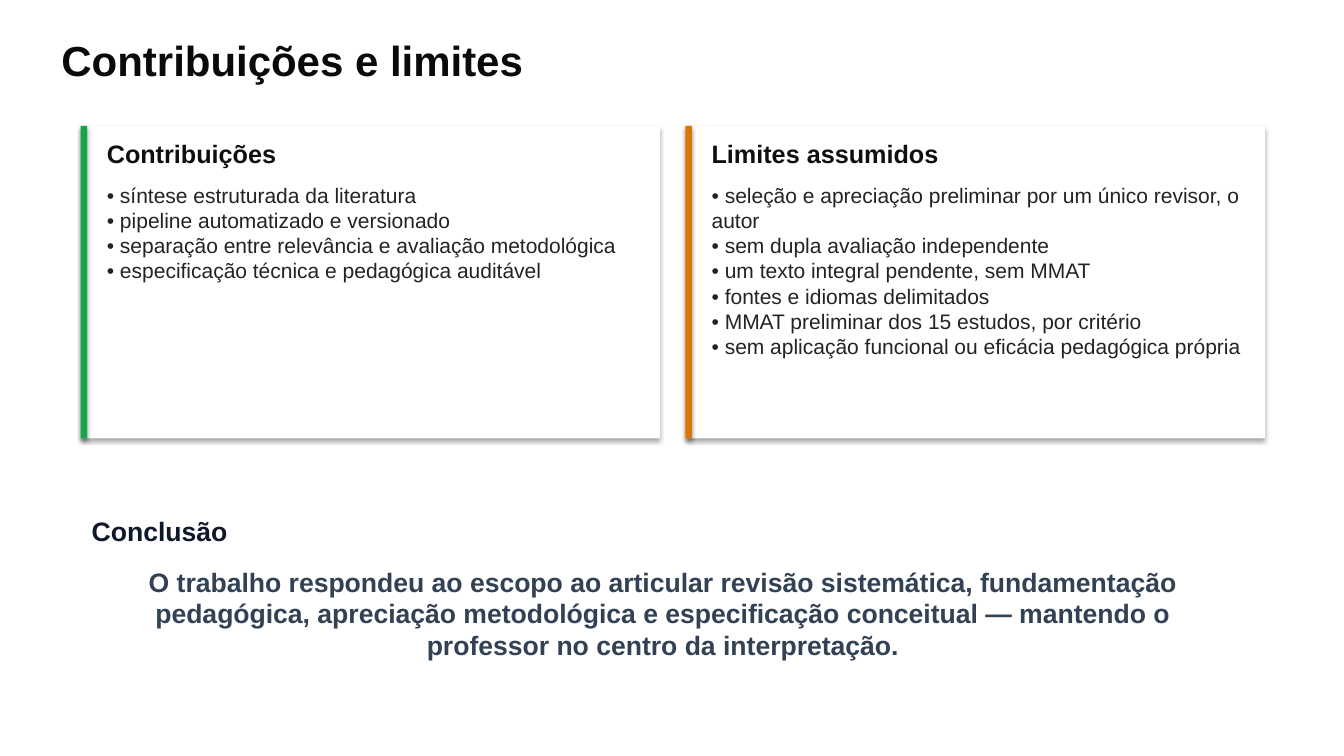
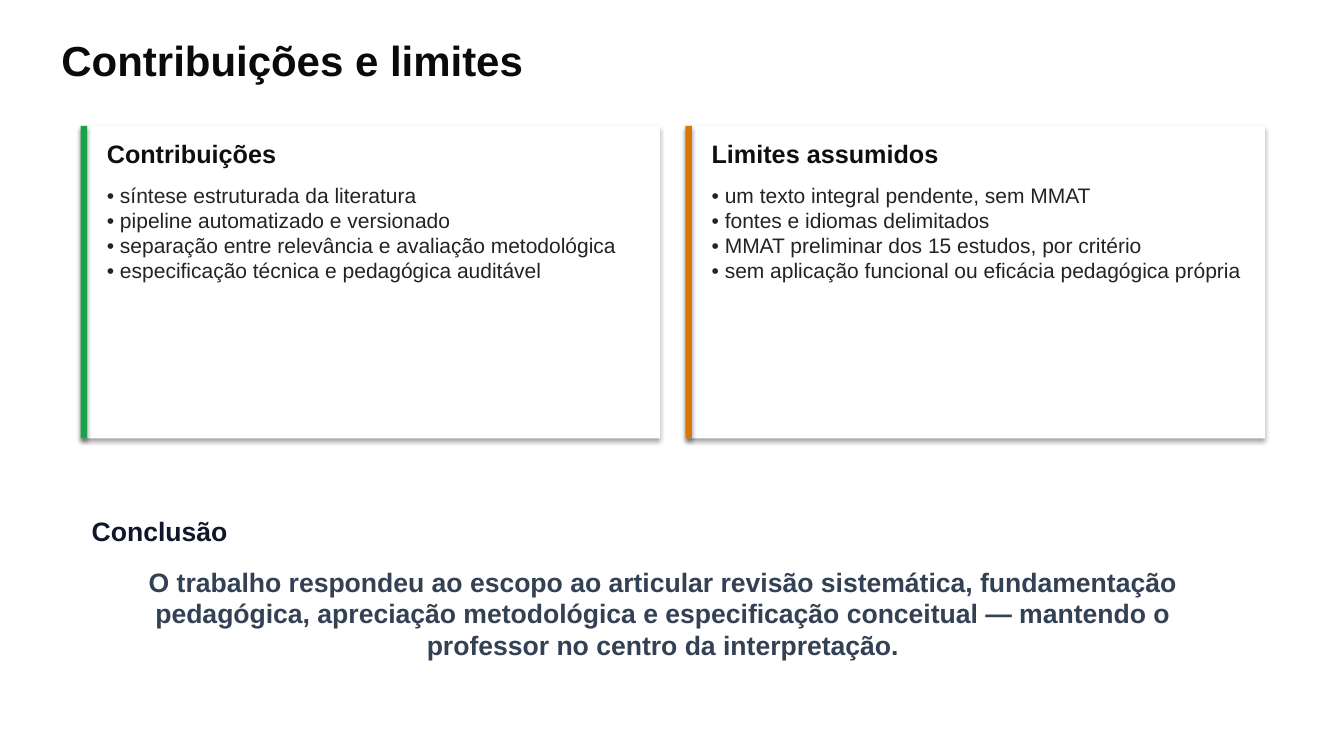
Before and after one commit to thalesfb/ccw, a slide deck: slide 18 of results/tcc/presentation/ensino_personalizado_de_matematica_tcc.pptx. Drawn at 1344x756 pixels with LibreOffice and Linux fonts; fonts in the diff are those of the drawing. Boxes give left, top, right and bottom in pixels: in the first picture for what was removed or moved away, otherwise in the second. Text is boxed around its words. In the diff, an @@ line names an element or a change of style, - is before the commit and + after.

```diff
--- a/results/tcc/presentation/ensino_personalizado_de_matematica_tcc.pptx
+++ b/results/tcc/presentation/ensino_personalizado_de_matematica_tcc.pptx
@@ text at (725, 187, 1240, 283): text changed @@
-• seleção e apreciação preliminar por um único revisor, o autor
-• sem dupla avaliação independente
-• um texto integral pendente, sem MMAT
-• fontes e idiomas delimitados
-• MMAT preliminar dos 15 estudos, por critério
-• sem aplicação funcional ou eficácia pedagógica própria
+• um texto integral pendente, sem MMAT
+• fontes e idiomas delimitados
+• MMAT preliminar dos 15 estudos, por critério
+• sem aplicação funcional ou eficácia pedagógica própria
```
Also in this commit, not shown: 16 other files.
